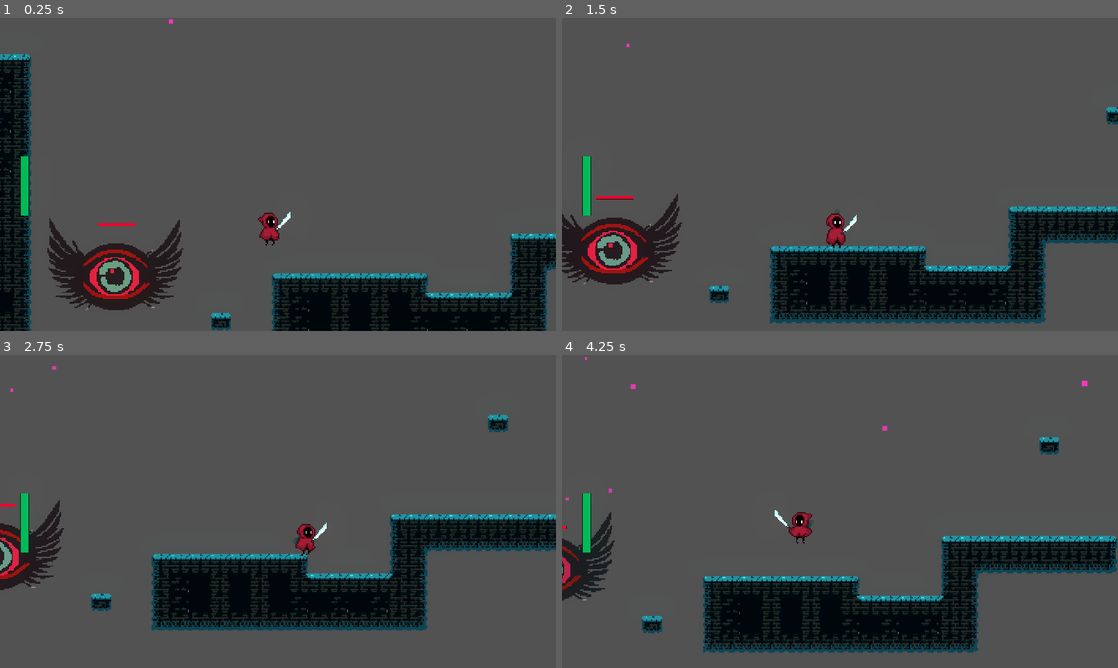
Above: before the commit, frames 1-4 (two rows, left to right).
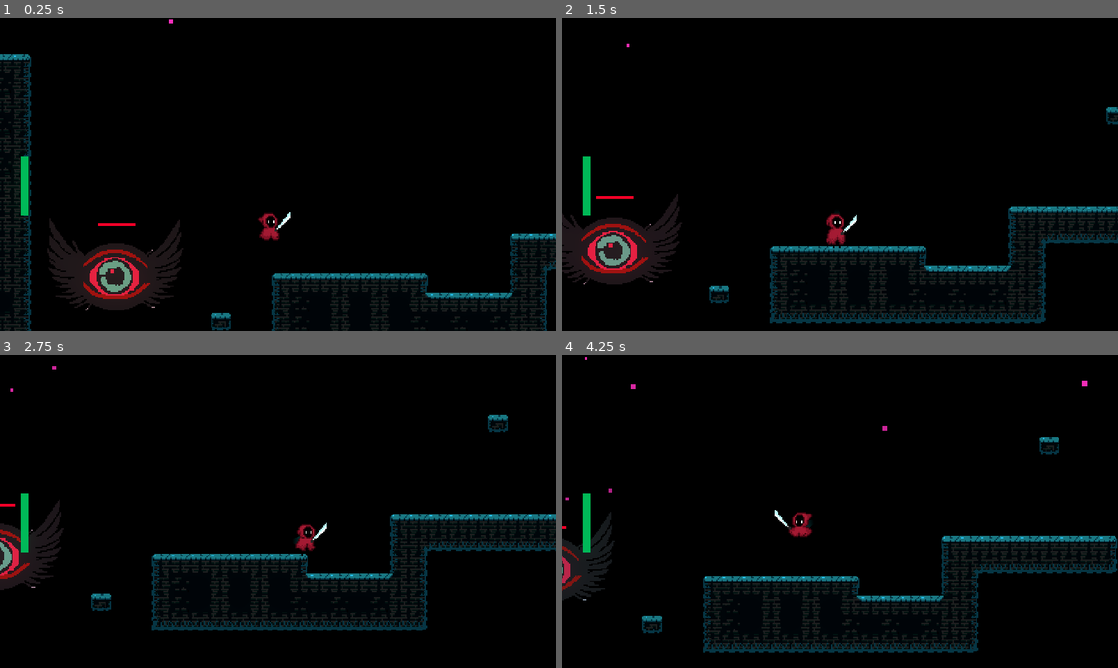
Above: after the commit, the same moments.

Repository: Driannn/AcerolaJam0
Game: Godot game, scene res://Scenes/Main scene/main_scene.tscn
The game is run twice, just before and just after one commit, with the same random seed, the same clock (stepped at 60 frames per second) and the same inputs.
Inputs (mouse positions are in pixels of both pictures, inside the frame that each line leads up to):
- Up to frame 1 (0.25 s): no input
- Up to frame 2 (1.5 s): tap Enter (ui_accept) at 0.5 s; move the mouse to (962, 158) at 0.52 s; hold D (move_right) 0.53-1.28 s; tap X (attack) at 0.6 s; click (962, 158) at 0.67 s; tap Space (jump) at 0.77 s; move the mouse to (728, 190) at 1.27 s; hold S from 1.28 s (still down); tap F at 1.35 s
- Up to frame 3 (2.75 s): tap Space (jump) at 1.52 s; move the mouse to (333, 442) at 2.02 s; release S at 2.03 s; hold D (move_right) from 2.03 s (still down); tap X (attack) at 2.1 s
- Up to frame 4 (4.25 s): move the mouse to (812, 574) at 2.77 s; release D (move_right) at 2.78 s; hold W 2.78-3.53 s; tap F at 2.85 s; click (812, 574) at 2.92 s; tap Space (jump) at 3.02, 3.77 s; move the mouse to (1006, 558) at 3.52 s; hold A (move_left) from 3.53 s (still down); tap X (attack) at 3.6 s

The runs differ from the first frame. In frame 1, 82% of the frame differs, in the area x 0-100%, y 0-100%; in frame 2, 83%; in frame 3, 84%; in frame 4, 84%.

Commit message:
weapon small changes

Diff:
--- a/Scenes/Items/weapon_sword.tscn
+++ b/Scenes/Items/weapon_sword.tscn
@@ -148,7 +148,7 @@
 position = Vector2(4, -5)
 
 [node name="MyTrails" type="Line2D" parent="Node2D/Sprite2D/Node2D"]
-modulate = Color(1.5, 1.5, 1.5, 1)
+modulate = Color(1.1, 1.1, 1.1, 1)
 top_level = true
 z_index = -1
 width = 8.0
--- a/Scenes/Main scene/main_scene.tscn
+++ b/Scenes/Main scene/main_scene.tscn
@@ -16,6 +16,9 @@
 glow_enabled = true
 glow_bloom = 0.15
 glow_blend_mode = 0
+adjustment_brightness = 0.4
+adjustment_contrast = 1.05
+adjustment_saturation = 8.0
 
 [node name="MainScene" type="Node2D"]
 
@@ -27,7 +30,6 @@
 [node name="LevelsContainer" type="Node2D" parent="."]
 
 [node name="Normal blue" parent="LevelsContainer" instance=ExtResource("2_b388d")]
-modulate = Color(1.2, 1.21, 1.2, 1)
 layer_0/tile_data = PackedInt32Array(786452, 65537, 2, 917523, 131073, 1, 851987, 131073, 1, 786451, 262145, 0, 720915, …(13845 unchanged characters)…
 
 [node name="Glow Purple" parent="LevelsContainer" instance=ExtResource("2_b388d")]
--- a/Scenes/Player/my_player.tscn
+++ b/Scenes/Player/my_player.tscn
@@ -217,6 +217,14 @@
 rotation = -1.5708
 scale = Vector2(0.158147, 0.494211)
 theme_override_styles/fill = SubResource("StyleBoxFlat_aeibh")
+
+[node name="ColorRect" type="ColorRect" parent="Camera2D"]
+z_index = -2
+offset_left = -247.0
+offset_top = -135.0
+offset_right = 239.0
+offset_bottom = 152.0
+color = Color(0, 0, 0, 1)
 
 [node name="AnimationPlayer" type="AnimationPlayer" parent="."]
 unique_name_in_owner = true
